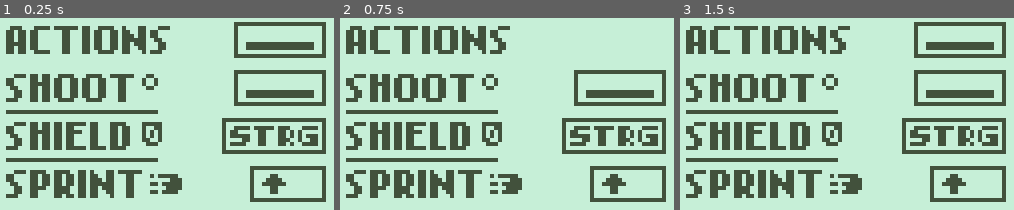
Above: before the commit, frames 1-3 (left to right).
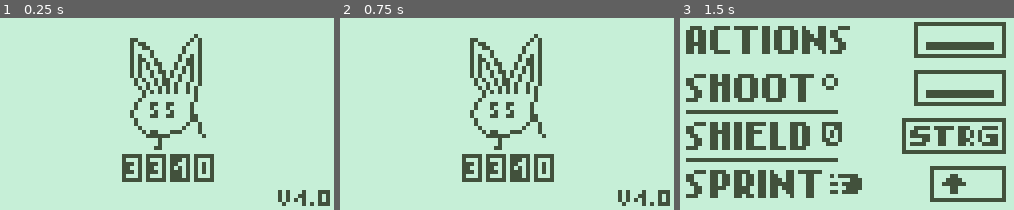
Above: after the commit, the same moments.

Repository: Streamfire/Nokia3310-DeathIsGood
Game: Godot game, scene res://internal/Scenes/Start.tscn
Two runs of this game, one before a commit and one after it. Both use one fixed random seed, a clock stepped at 60 frames per second and the inputs below. Before the commit the project starts from res://internal/Scenes/Startup.tscn.
Inputs:
- Up to frame 1 (0.25 s): no input
- Up to frame 2 (0.75 s): tap Enter at 0.5 s; hold D (move_right) from 0.53 s (still down); hold Down (aim_down) from 0.53 s (still down)
- Up to frame 3 (1.5 s): tap Escape (restart) at 1.25 s; release D (move_right) at 1.28 s; release Down (aim_down) at 1.28 s; hold S (move_down) from 1.28 s (still down); tap Left (aim_left) at 1.35 s

The runs differ from the first frame. In frame 1, 31% of the frame differs, in the area x 1-99%, y 2-98%; in frame 2, 28%; in frame 3, nothing differs.

Commit message:
idk

Diff:
--- a/internal/Scenes/DungeonE3.tscn
+++ b/internal/Scenes/DungeonE3.tscn
@@ -1,12 +1,7 @@
-[gd_scene load_steps=16 format=2]
+[gd_scene load_steps=11 format=2]
 
 [ext_resource path="res://Assets/Graphics/Deco/dungeon3.png" type="Texture" id=1]
 [ext_resource path="res://internal/Scenes/Player.tscn" type="PackedScene" id=2]
-[ext_resource path="res://internal/Scenes/Slime.tscn" type="PackedScene" id=3]
-[ext_resource path="res://internal/Scenes/Mouse.tscn" type="PackedScene" id=4]
-[ext_resource path="res://Assets/Graphics/Objects/canon/right.png" type="Texture" id=5]
-[ext_resource path="res://Assets/Graphics/Objects/canon/top.png" type="Texture" id=6]
-[ext_resource path="res://Assets/Graphics/Objects/canon/down.png" type="Texture" id=7]
 
 [sub_resource type="GDScript" id=1]
 script/source = "extends Node2D
@@ -759,58 +754,4 @@
 [node name="CollisionShape2D" type="CollisionShape2D" parent="Map/TransitionToNext"]
 position = Vector2( 499, 48 )
 shape = SubResource( 8 )
-
-[node name="Mouse" parent="." instance=ExtResource( 4 )]
-position = Vector2( 66, 80 )
-
-[node name="Mouse2" parent="." instance=ExtResource( 4 )]
-position = Vector2( 148, 64 )
-
-[node name="Mouse3" parent="." instance=ExtResource( 4 )]
-position = Vector2( 405, 31 )
-
-[node name="Mouse4" parent="." instance=ExtResource( 4 )]
-position = Vector2( 329, 42 )
-
-[node name="Mouse5" parent="." instance=ExtResource( 4 )]
-position = Vector2( 462, 27 )
-
-[node name="Slime2" parent="." instance=ExtResource( 3 )]
-position = Vector2( 404, 14 )
-
-[node name="Slime3" parent="." instance=ExtResource( 3 )]
-position = Vector2( 271, 23 )
-
-[node name="right" type="Sprite" parent="Slime3"]
-position = Vector2( -179, 18 )
-texture = ExtResource( 5 )
-
-[node name="Slime4" parent="." instance=ExtResource( 3 )]
-position = Vector2( 294, 69 )
-
-[node name="Slime5" parent="." instance=ExtResource( 3 )]
-position = Vector2( 200, 37 )
-
-[node name="Slime6" parent="." instance=ExtResource( 3 )]
-position = Vector2( 207, 78 )
-
-[node name="Slime7" parent="." instance=ExtResource( 3 )]
-position = Vector2( 116, 29 )
-
-[node name="Slime8" parent="." instance=ExtResource( 3 )]
-position = Vector2( 50, 17 )
-
-[node name="Slime9" parent="." instance=ExtResource( 3 )]
-position = Vector2( 378, 76 )
-
-[node name="Slime10" parent="." instance=ExtResource( 3 )]
-position = Vector2( 360, 66 )
-
-[node name="top" type="Sprite" parent="."]
-position = Vector2( 304, 88 )
-texture = ExtResource( 6 )
-
-[node name="down" type="Sprite" parent="."]
-position = Vector2( 319, 7 )
-texture = ExtResource( 7 )
 [connection signal="area_entered" from="Map/TransitionToNext" to="." method="_on_StaticBody2D_area_entered"]
--- a/project.godot
+++ b/project.godot
@@ -21,7 +21,7 @@
 [application]
 
 config/name="Nokia3310-DeathIsGood"
-run/main_scene="res://internal/Scenes/Startup.tscn"
+run/main_scene="res://internal/Scenes/Start.tscn"
 config/icon="res://icon.png"
 
 [autoload]
